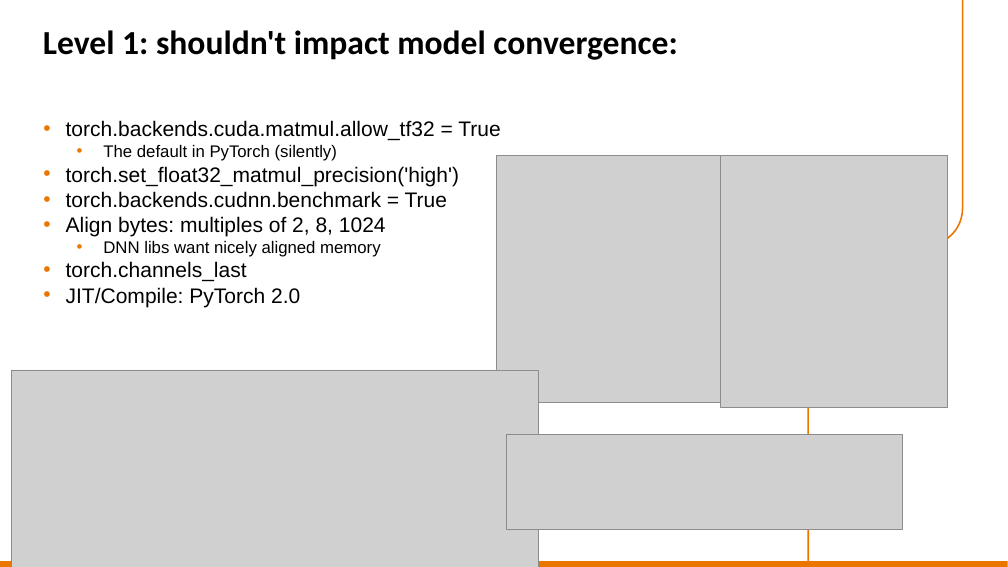
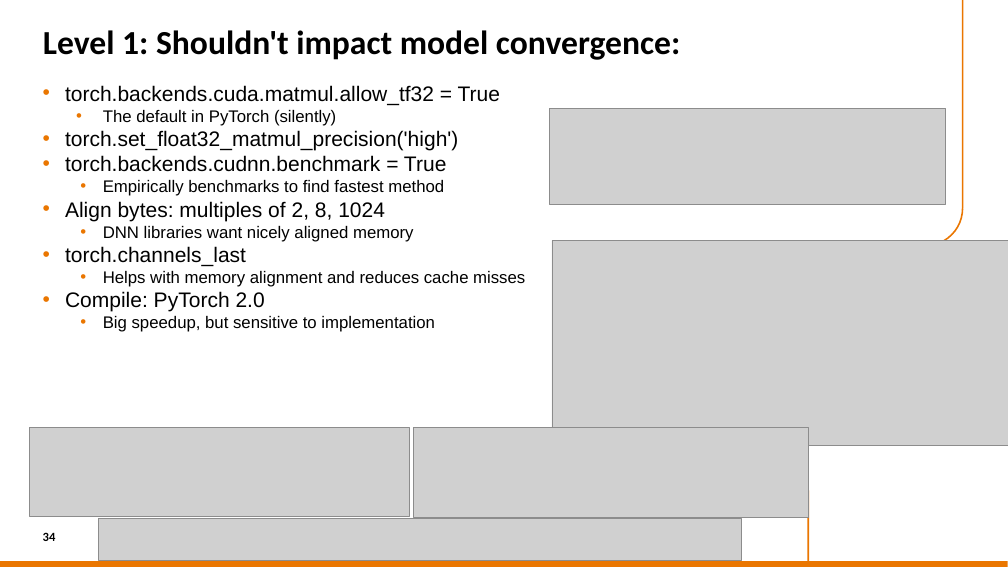
Before and after one commit to sara-nl/HPML-course-materials, a slide deck: slide 34 of Day2/slides/hardware.pptx (slide 33 before the commit). Drawn at 1008x567 pixels with LibreOffice and Linux fonts; fonts in the diff are those of the drawing; grey boxes stand for pictures; background and template pictures are left out. Boxes give left, top, right and bottom in pixels: in the first picture for what was removed or moved away, otherwise in the second. Text is boxed around its words. In the diff, an @@ line names an element or a change of style, - is before the commit and + after.

```diff
--- a/Day2/slides/hardware.pptx
+++ b/Day2/slides/hardware.pptx
@@ title at [43,30,680,60]: text changed @@
-Level 1: shouldn't impact model convergence:
+Level 1: Shouldn't impact model convergence:
@@ text "torch.backends.cuda.matmul.allow_tf32 = True": place and size @@
-text "torch.backends.cuda.matmul.allow_tf32 = True" at [66,120,500,307]
+text "torch.backends.cuda.matmul.allow_tf32 = True" at [65,85,525,332]
@@ picture: place and size @@
-picture at [506,434,903,530]
+picture at [549,108,946,204]
@@ picture removed at [497,156,724,403] @@
@@ picture removed at [721,156,948,408] @@
@@ text at [103,180,444,196]: paragraph added @@
+  • Empirically benchmarks to find fastest method
@@ text at [103,226,413,242]: text changed @@
-  • DNN libs want nicely aligned memory
+  • DNN libraries want nicely aligned memory
@@ picture: place and size @@
-picture at [11,370,538,567]
+picture at [552,240,1008,445]
@@ text at [65,271,525,332]: text changed; size 20 to 16 pt @@
-• JIT/Compile: PyTorch 2.0
+  • Helps with memory alignment and reduces cache misses
+• Compile: PyTorch 2.0
+  • Big speedup, but sensitive to implementation
@@ picture added at [29,428,410,516] @@
@@ picture added at [414,428,808,517] @@
@@ page number added at [43,532,56,541], 12 pt, text #000000, bold @@
+34
@@ picture added at [99,519,742,561] @@
```
Also in this commit, not shown: 16 other slides changed, 7 slides added, 6 slides removed, 6 other files.
